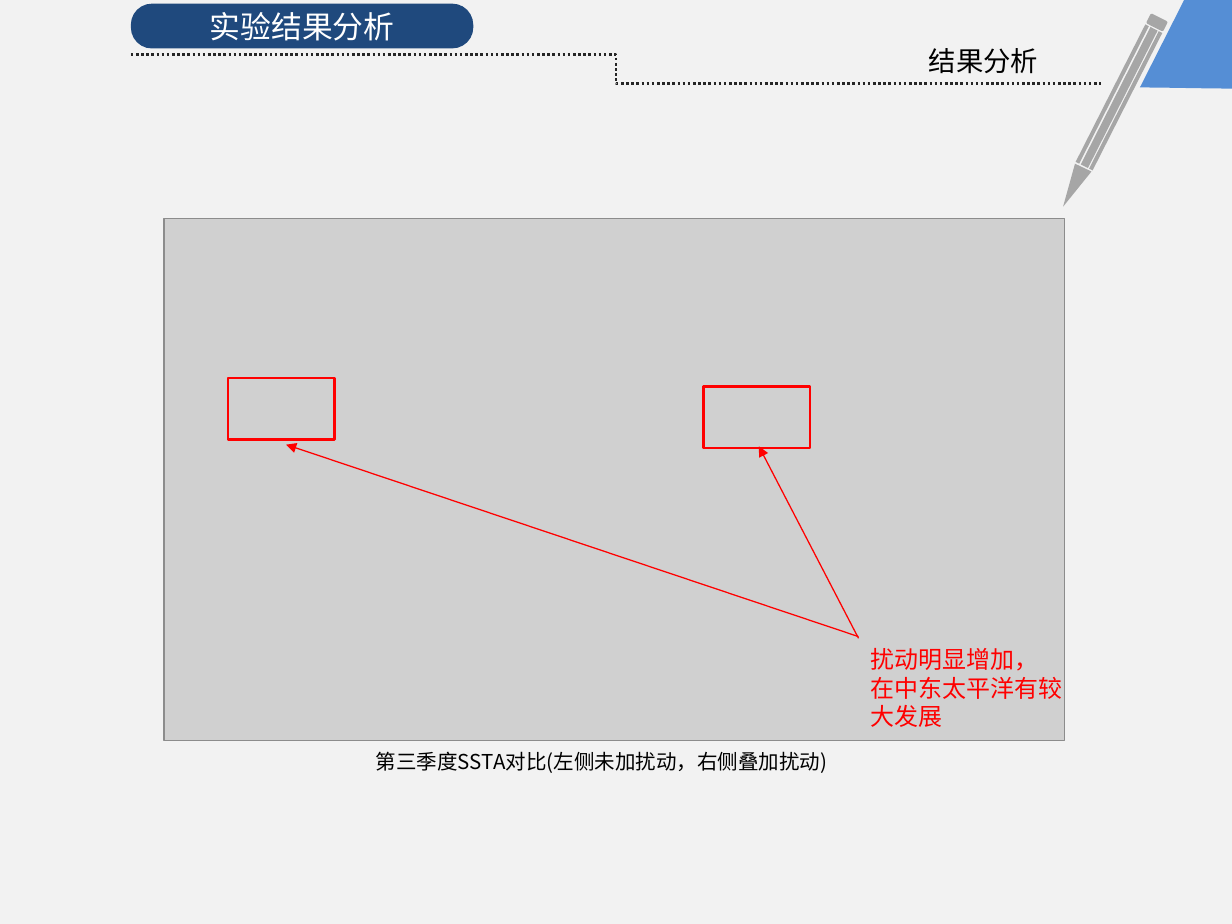
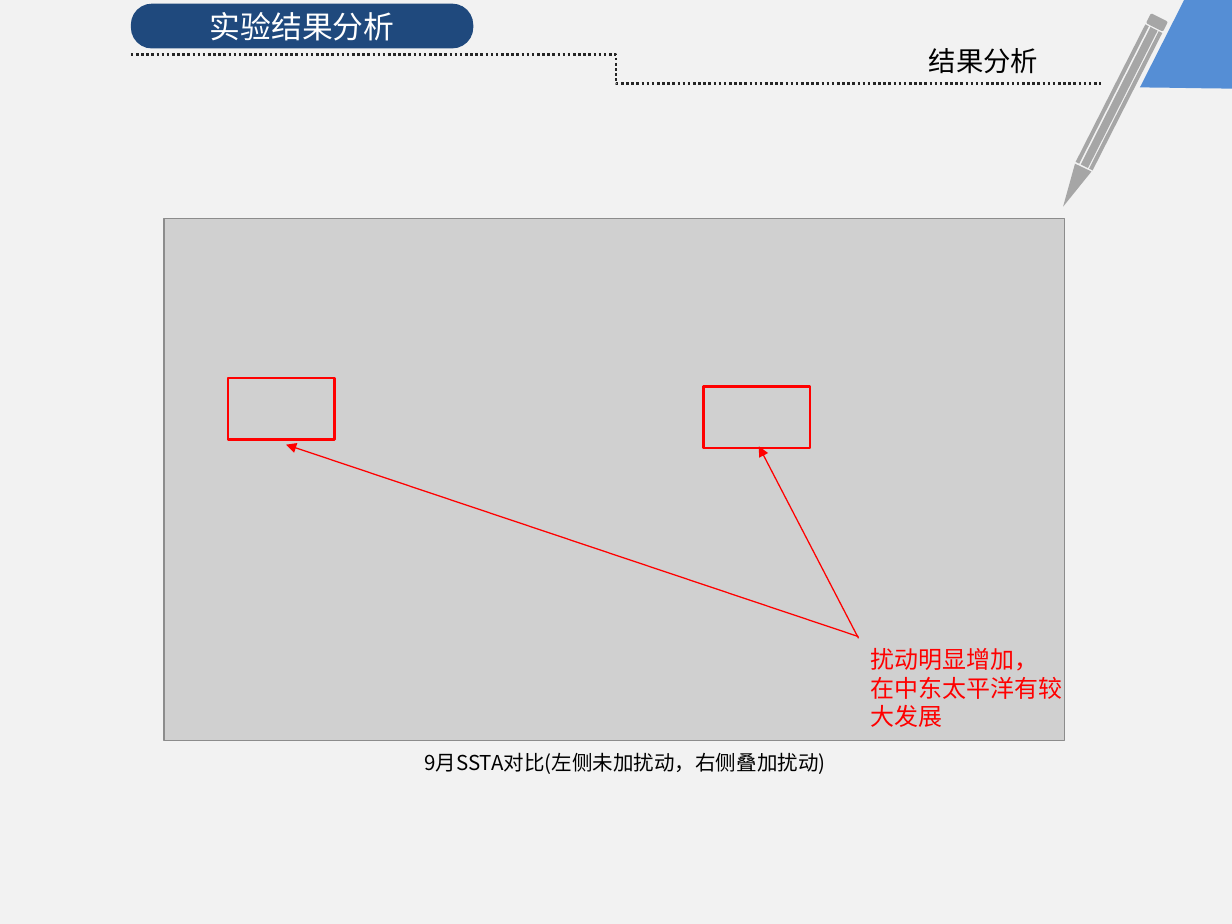
Before and after one commit to KrisCheng/GraduationDesign, a slide deck: slide 19 of FinalPaper/毕业答辩.pptx. Drawn at 1232x924 pixels with LibreOffice and Linux fonts; fonts in the diff are those of the drawing; grey boxes stand for pictures. Boxes give left, top, right and bottom in pixels: in the first picture for what was removed or moved away, otherwise in the second. Text is boxed around its words. In the diff, an @@ line names an element or a change of style, - is before the commit and + after.

Commit message:
1.bug fix;

```diff
--- a/FinalPaper/毕业答辩.pptx
+++ b/FinalPaper/毕业答辩.pptx
@@ text at box(424, 752, 825, 774): text changed @@
-第三季度SSTA对比(左侧未加扰动，右侧叠加扰动)
+9月SSTA对比(左侧未加扰动，右侧叠加扰动)
```
Also in this commit, not shown: 4 other slides changed.
